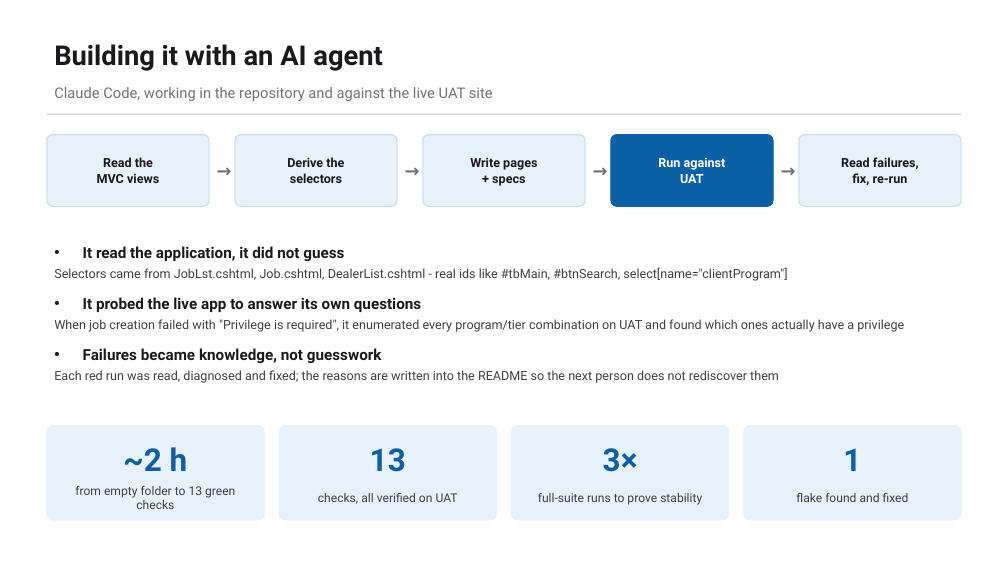
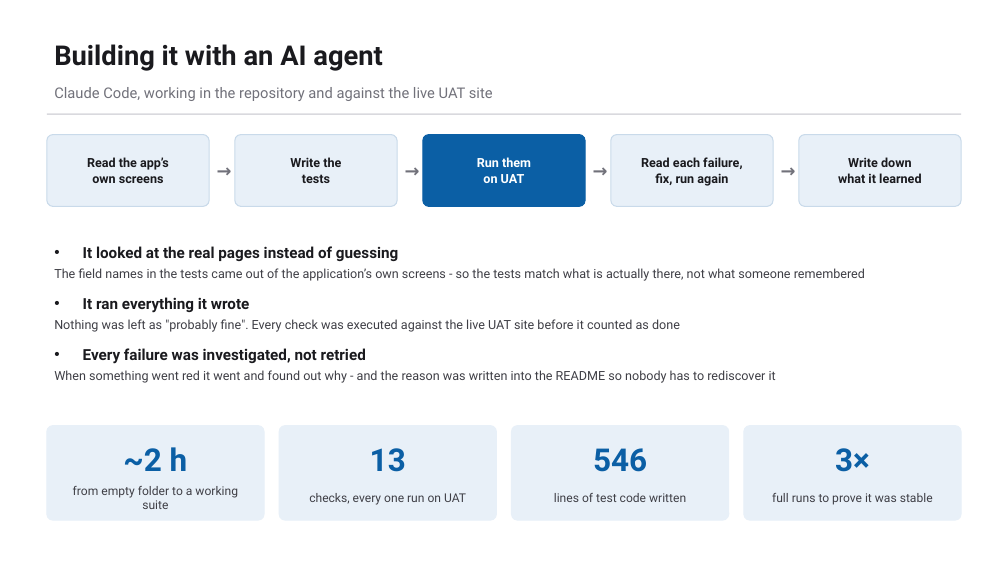
Before and after one commit to bulubuloa/AS.APAC.AI.Workshop, a slide deck: slide 12 of presentations/Web_Test_Automation_Playwright.pptx. Drawn at 1008x567 pixels with LibreOffice and Linux fonts; fonts in the diff are those of the drawing. Boxes give left, top, right and bottom in pixels: in the first picture for what was removed or moved away, otherwise in the second. Text is boxed around its words. In the diff, an @@ line names an element or a change of style, - is before the commit and + after.

```diff
--- a/presentations/Web_Test_Automation_Playwright.pptx
+++ b/presentations/Web_Test_Automation_Playwright.pptx
@@ rounded rectangle at [423,135,585,206]: fill #E8F0F8 to #0B5FA5; outline #C9DAEA 1 pt to #0B5FA5 1 pt @@
@@ rounded rectangle at [611,135,774,206]: fill #0B5FA5 to #E8F0F8; outline #0B5FA5 1 pt to #C9DAEA 1 pt @@
@@ text at [87,157,169,183]: text changed @@
-Read the
-MVC views
+Read the app’s
+own screens
@@ text at [290,157,341,183]: text changed @@
-Derive the
-selectors
+Write the
+tests
@@ text at [477,157,531,183]: text changed; text colour #1A1A1E to #FFFFFF @@
-Write pages
-+ specs
+Run them
+on UAT
@@ text at [641,157,742,186]: text changed; text colour #FFFFFF to #1A1A1E @@
-Run against
-UAT
+Read each failure,
+fix, run again
@@ text at [838,157,921,183]: text changed @@
-Read failures,
-fix, re-run
+Write down
+what it learned
@@ text at [54,246,865,383]: text changed @@
-• It read the application, it did not guess
-  Selectors came from JobLst.cshtml, Job.cshtml, DealerList.cshtml - real ids like #tbMain, #btnSearch, select[name="clientProgram"]
-• It probed the live app to answer its own questions
-  When job creation failed with "Privilege is required", it enumerated every program/tier combination on UAT and found which ones actually have a privilege
-• Failures became knowledge, not guesswork
-  Each red run was read, diagnosed and fixed; the reasons are written into the README so the next person does not rediscover them
+• It looked at the real pages instead of guessing
+  The field names in the tests came out of the application’s own screens - so the tests match what is actually there, not what someone remembered
+• It ran everything it wrote
+  Nothing was left as "probably fine". Every check was executed against the live UAT site before it counted as done
+• Every failure was investigated, not retried
+  When something went red it went and found out why - and the reason was written into the README so nobody has to rediscover it
@@ text at [593,448,647,472]: text changed @@
-3×
+546
@@ text at [835,448,870,472]: text changed @@
-1
+3×
@@ text at [73,486,238,509]: text changed @@
-from empty folder to 13 green checks
+from empty folder to a working suite
@@ text at [309,493,466,505]: text changed @@
-checks, all verified on UAT
+checks, every one run on UAT
@@ text at [554,493,686,502]: text changed @@
-full-suite runs to prove stability
+lines of test code written
@@ text at [772,493,933,505]: text changed @@
-flake found and fixed
+full runs to prove it was stable
```
Also in this commit, not shown: 1 slide added, 1 other file.
